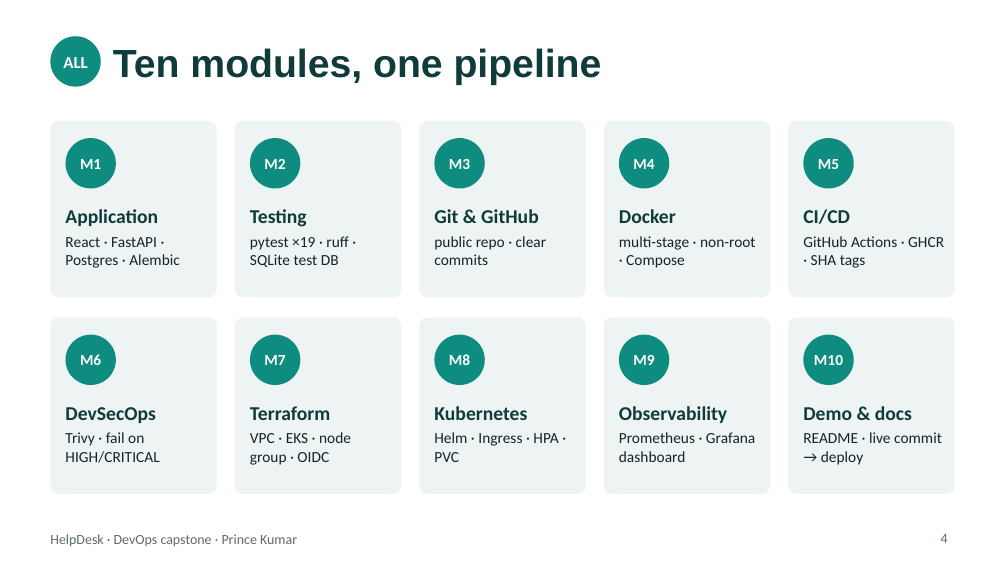
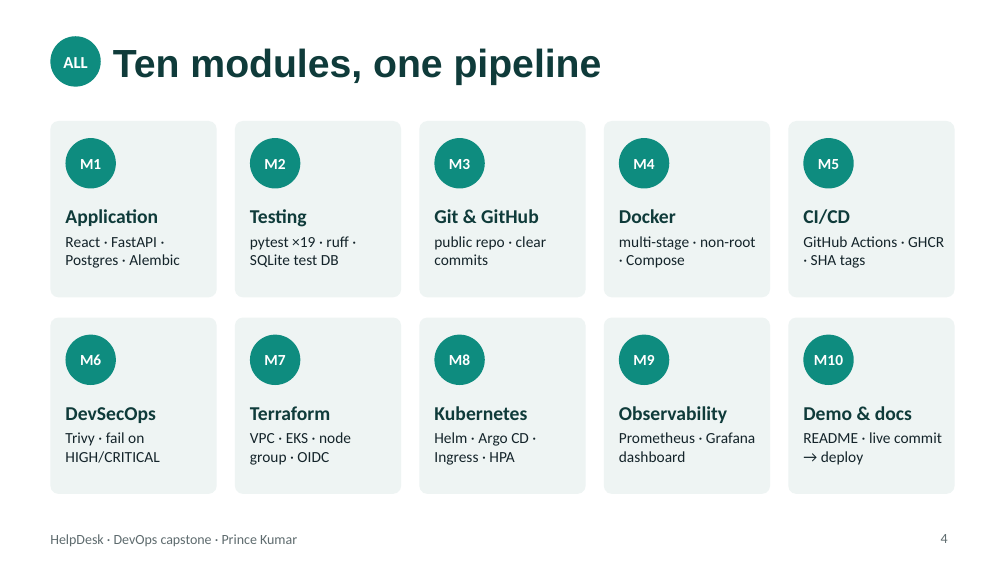
Before and after one commit to princekumar0509/Helpdesk, a slide deck: slide 4 of demo/HelpDesk-Presentation.pptx. Drawn at 1008x567 pixels with LibreOffice and Linux fonts; fonts in the diff are those of the drawing. Boxes give left, top, right and bottom in pixels: in the first picture for what was removed or moved away, otherwise in the second. Text is boxed around its words. In the diff, an @@ line names an element or a change of style, - is before the commit and + after.

Commit message:
docs(demo): show GitOps with Argo CD in the deck and evidence
Architecture and CI/CD slides now show the GitOps deploy, a new slide
covers Argo CD, and the closing slide links this repository.

```diff
--- a/demo/HelpDesk-Presentation.pptx
+++ b/demo/HelpDesk-Presentation.pptx
@@ text at bbox=[434, 432, 529, 465]: text changed @@
-Helm · Ingress · HPA · PVC
+Helm · Argo CD · Ingress · HPA
```
Also in this commit, not shown: 3 other slides changed, 1 slide added, 3 other files.
